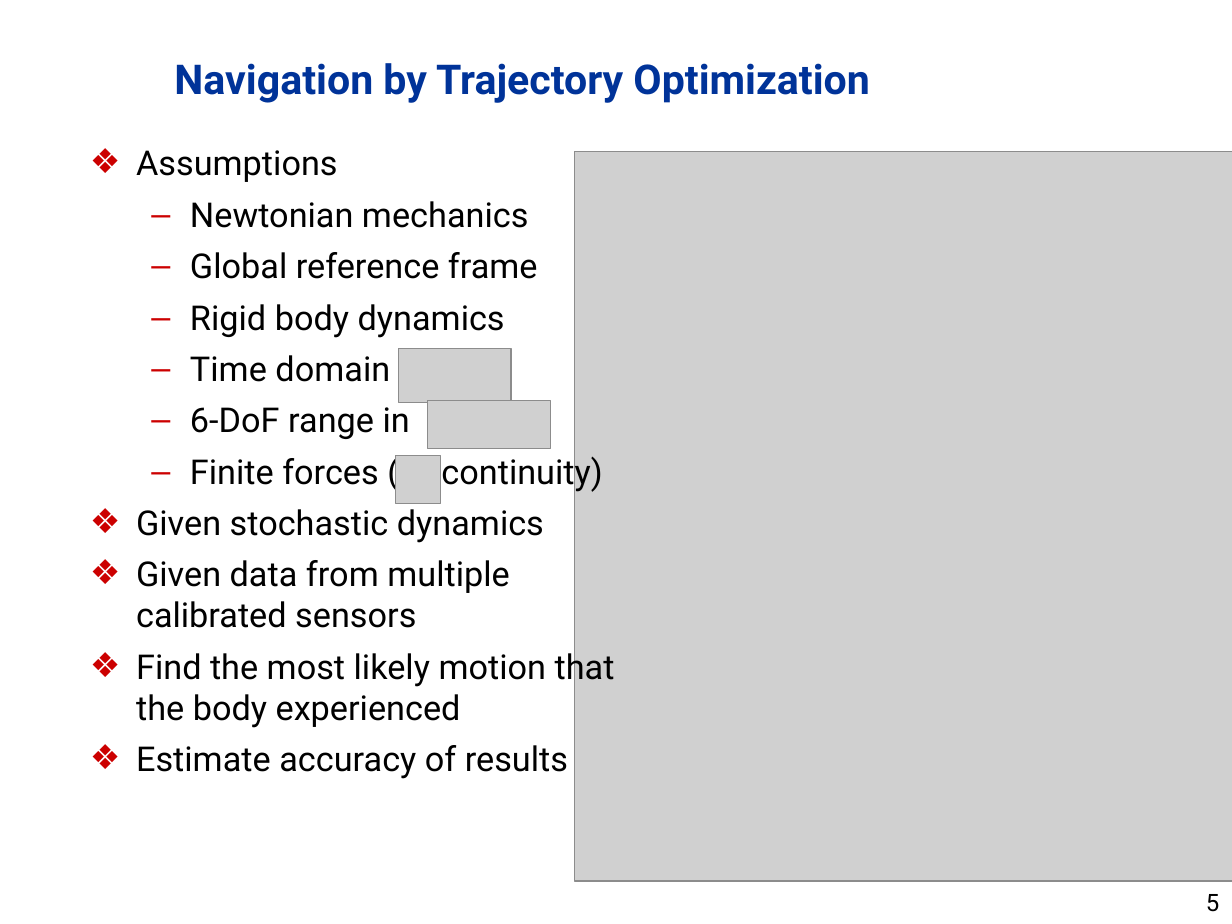
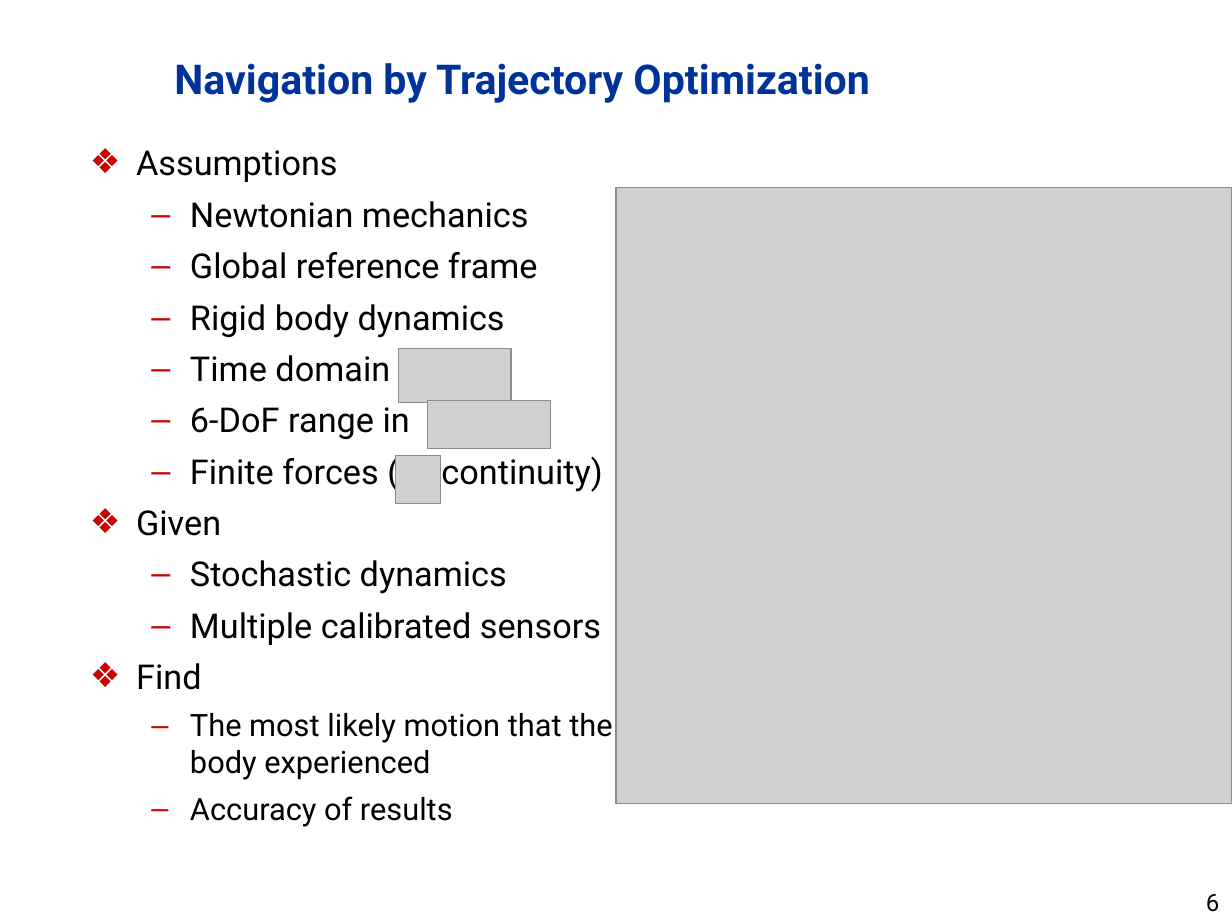
Before and after one commit to dddvision/functionalnavigation, a slide deck: slide 6 of docs/JNC2011/presentation.pptx (slide 5 before the commit). Drawn at 1232x924 pixels with LibreOffice and Linux fonts; fonts in the diff are those of the drawing; grey boxes stand for pictures; background and template pictures are left out. Boxes give left, top, right and bottom in pixels: in the first picture for what was removed or moved away, otherwise in the second. Text is boxed around its words. In the diff, an @@ line names an element or a change of style, - is before the commit and + after.

```diff
--- a/docs/JNC2011/presentation.pptx
+++ b/docs/JNC2011/presentation.pptx
@@ picture: place and size @@
-picture at (574,152,1232,881)
+picture at (616,187,1232,803)
@@ text at (136,510,612,827): text changed; size 20 to 18 pt @@
-❖ Given stochastic dynamics
-❖ Given data from multiple calibrated sensors
-❖ Find the most likely motion that the body experienced
-❖ Estimate accuracy of results
+❖ Given
+  – Stochastic dynamics
+  – Multiple calibrated sensors
+❖ Find
+  – The most likely motion that the body experienced
+  – Accuracy of results
@@ page number at (1206,894,1219,912): text changed @@
-5
+6
```
Also in this commit, not shown: 13 other slides changed, 2 slides added, 4 slides removed.
